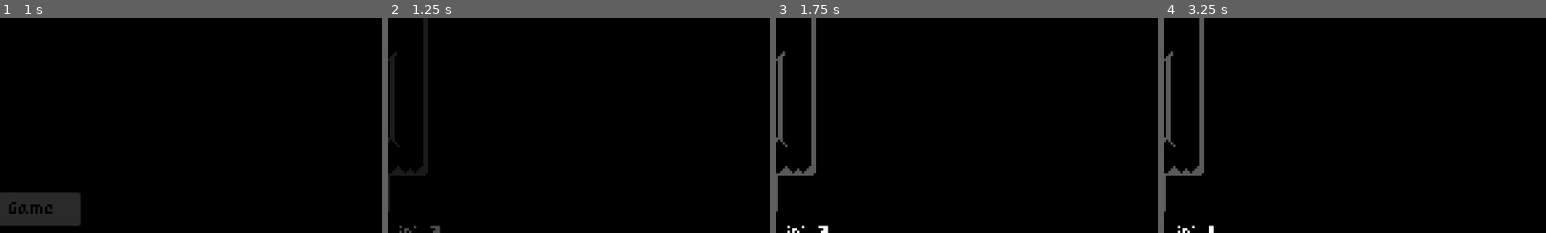
Above: before the commit, frames 1-4 (left to right).
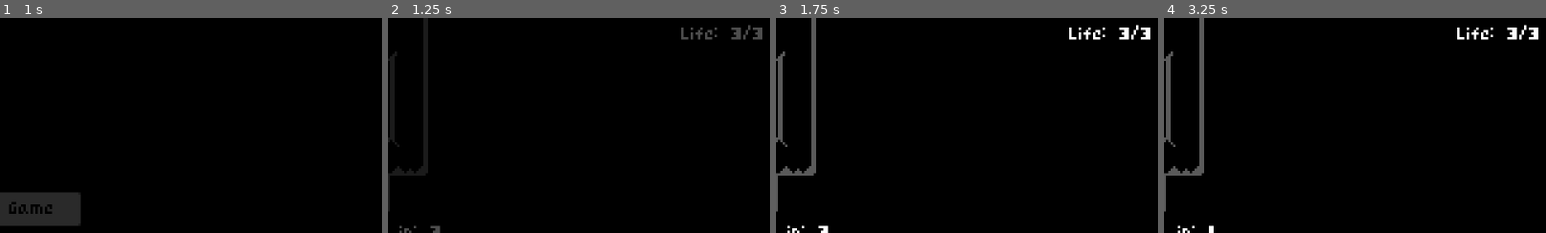
Above: after the commit, the same moments.

Repository: GreyCDevs/platformer-godot
Game: Godot game, scene res://scenes/ui/menu/start_menu.tscn
Two runs of this game, one before a commit and one after it. Both use one fixed random seed, a clock stepped at 60 frames per second and the inputs below.
Inputs:
- Up to frame 1 (1 s): click "Start Game" at 0.5 s
- Up to frame 2 (1.25 s): no input
- Up to frame 3 (1.75 s): hold Right (move_right) from 1.28 s (still down); tap Space (jump) at 1.52 s
- Up to frame 4 (3.25 s): tap Enter at 2 s; tap Space (jump) at 2.27, 2.75 s; release Right (move_right) at 2.78 s; hold Left (move_left) from 2.78 s (still down)
The pictures show only the part of the screen within x 49-99%, y 0-50%; the shares and areas given below are measured in that part.

Frame 1 is identical in both runs. In frame 2, 0.5% of the frame differs, in the area x 76-98%, y 3-11%; in frame 3, 0.6%; in frame 4, 0.6%.

Commit message:
used life_lost event

Diff:
--- a/resources/scripts/game_state/GameState.gd
+++ b/resources/scripts/game_state/GameState.gd
@@ -6,6 +6,8 @@
 
 func remove_player_lives(lives: int) -> void:
 	player_lives -= lives
+	Events.life_lost.emit()
+
 	if player_lives <= 0:
 		is_player_dead = true
 		player_lives = 0
--- a/scenes/world/world.gd
+++ b/scenes/world/world.gd
@@ -12,11 +12,16 @@
 @onready var timer_label: Label = %TimerLabel
 @onready var time_count: Timer = $CanvasLayer/TimeCount
 
+@onready var life_counter: ColorRect = $CanvasLayer/LifeCounter
+@onready var life_counter_label: Label = %LifeCounterLabel
+
 var time_passed: int = 0
 
 func _ready() -> void:
 	Events.level_completed.connect(show_level_completed)
 	Events.game_over.connect(show_game_over)
+	Events.life_lost.connect(handle_life_lost)
+	life_counter_label.text = "Life: %1d/%1d" % [GameState.player_lives, GameState.MAX_PLAYER_LIVES]
 	get_tree().paused = true
 	animation_player.play("countdown")
 	await get_tree().create_timer(3.0).timeout
@@ -47,6 +52,9 @@
 	game_over.show()
 	game_over.to_start_menu_button.grab_focus()
 
+func handle_life_lost() -> void:
+	life_counter_label.text = "Life: %1d/%1d" % [GameState.player_lives, GameState.MAX_PLAYER_LIVES]
+
 func _on_timer_timeout() -> void:
 	time_passed += 1
 	var minutes = int(time_passed / 60)
--- a/scenes/world/world_template.tscn
+++ b/scenes/world/world_template.tscn
@@ -129,6 +129,29 @@
 offset_bottom = 20.0
 text = "Time: 00:00"
 
+[node name="LifeCounter" type="ColorRect" parent="CanvasLayer"]
+anchors_preset = 1
+anchor_left = 1.0
+anchor_right = 1.0
+offset_left = -44.0
+offset_bottom = 14.0
+grow_horizontal = 0
+size_flags_horizontal = 0
+size_flags_vertical = 0
+color = Color(1, 1, 1, 0)
+
+[node name="LifeCounterLabel" type="Label" parent="CanvasLayer/LifeCounter"]
+unique_name_in_owner = true
+layout_mode = 1
+anchors_preset = 15
+anchor_right = 1.0
+anchor_bottom = 1.0
+grow_horizontal = 2
+grow_vertical = 2
+text = "Life: 0/0"
+horizontal_alignment = 1
+vertical_alignment = 1
+
 [node name="TimeCount" type="Timer" parent="CanvasLayer"]
 autostart = true
 
